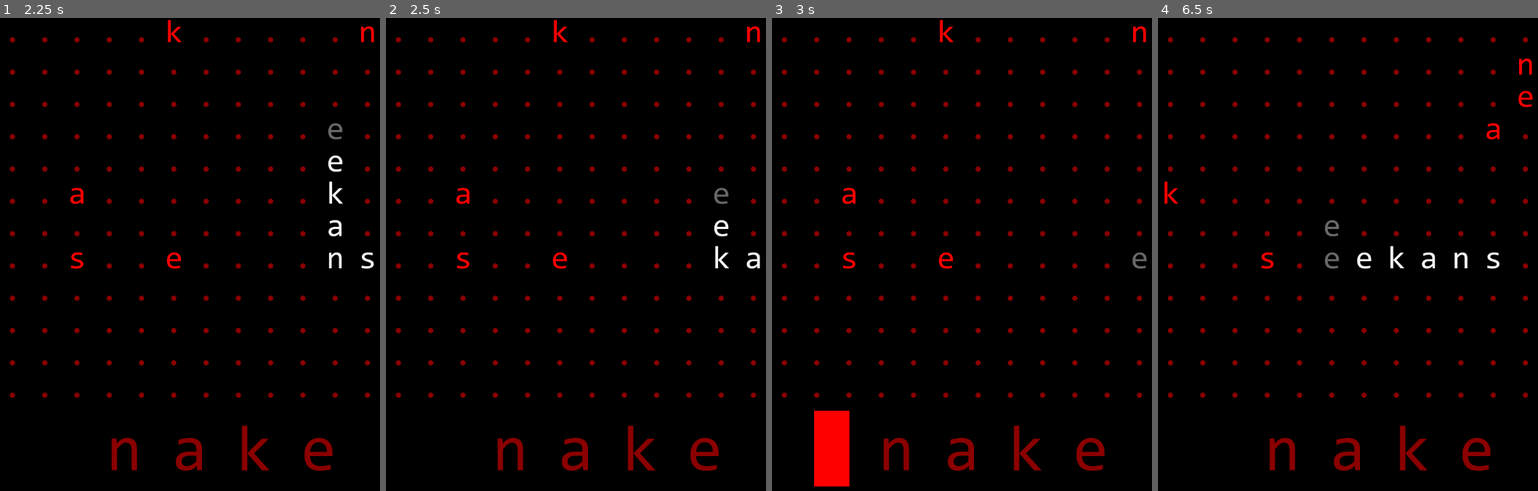
Above: before the commit, frames 1-4 (left to right).
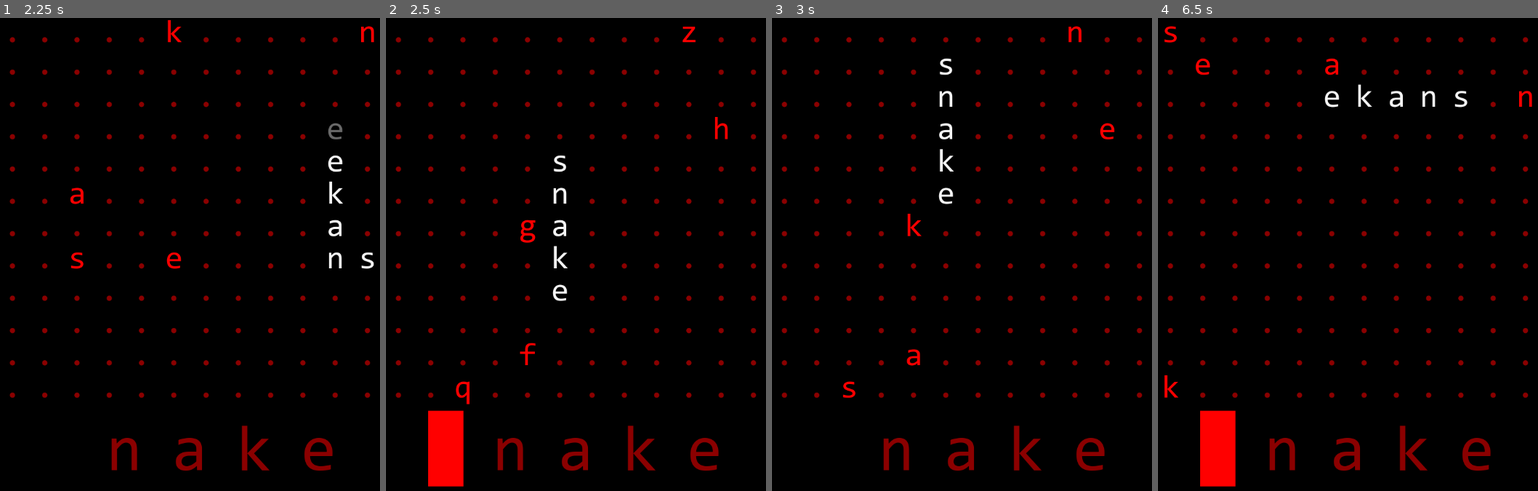
Above: after the commit, the same moments.

Repository: robro/snake_words_gd
Game: Godot game, scene res://scene/gameplay/gameplay.tscn
Two runs of this game, one before a commit and one after it. Both use one fixed random seed, a clock stepped at 60 frames per second and the inputs below.
Inputs:
- Up to frame 1 (2.25 s): hold Right (Right) 0.53-1.28 s; hold Down (Down) 1.28-2.03 s; hold Right (Right) from 2.03 s (still down)
- Up to frame 2 (2.5 s): keep holding Right (Right)
- Up to frame 3 (3 s): release Right (Right) at 2.78 s; hold Up (Up) from 2.78 s (still down)
- Up to frame 4 (6.5 s): release Up (Up) at 3.53 s; hold Left (Left) 3.53-5.03 s; hold Down (Down) 5.03-5.78 s; hold Right (Right) from 5.78 s (still down)

Frame 1 is identical in both runs. In frame 2, 3.1% of the frame differs, in the area x 11-99%, y 0-100%; in frame 3, 2.8%; in frame 4, 3.2%, in the area x 1-99%, y 1-100%.

Commit message:
Make snake collide

Diff:
--- a/object/snake/snake.gd
+++ b/object/snake/snake.gd
@@ -7,6 +7,7 @@
 @export var start_pos : Vector2i = Vector2i.ZERO
 @onready var next_facing := facing
 @onready var tail : Vector2i = start_pos
+@onready var grid : Grid = $"../Grid"
 
 enum Facing {
 	UP,
@@ -27,6 +28,7 @@
 var _positions : Array[Vector2i]
 
 signal moved_to(p: Vector2i)
+signal collided
 
 
 func _ready():
@@ -37,7 +39,7 @@
 	timer = Timer.new()
 	timer.wait_time = tick
 	timer.autostart = true
-	timer.timeout.connect(move)
+	timer.timeout.connect(try_to_move)
 	add_child(timer)
 
 
@@ -52,9 +54,18 @@
 		next_facing = Facing.RIGHT
 
 
-func move():
+func try_to_move():
 	facing = next_facing
 	var next_pos = _positions[0] + offset[facing]
+	if not grid.contains(next_pos):
+		emit_signal("collided")
+		return
+
+	for pos in _positions.slice(1, _positions.size()):
+		if next_pos == pos:
+			emit_signal("collided")
+			return
+
 	_positions.insert(0, next_pos)
 	tail = _positions.pop_back()
 	emit_signal("moved_to", next_pos)
@@ -65,9 +76,9 @@
 	_positions.append(tail)
 
 
-func draw_to(grid: Grid):
+func draw_to(_grid: Grid):
 	for i in parts.size():
-		grid.set_cell(_positions[i], parts[i]._char, parts[i]._color)
+		_grid.set_cell(_positions[i], parts[i]._char, parts[i]._color)
 
 
 func positions() -> Array[Vector2i]:
--- a/render/grid.gd
+++ b/render/grid.gd
@@ -47,7 +47,7 @@
 		cell._color = Palette.SECONDARY
 
 
-func in_grid(pos: Vector2i) -> bool:
+func contains(pos: Vector2i) -> bool:
 	return Rect2i(0, 0, cols, rows).has_point(pos)
 
 
@@ -55,7 +55,7 @@
 	var occupied : Array[int] = []
 	for node in get_tree().get_nodes_in_group("drawable"):
 		for pos in node.positions():
-			if in_grid(pos):
+			if contains(pos):
 				occupied.append(idx_from_pos(pos))
 
 	var free := range(cols * rows)
@@ -77,7 +77,7 @@
 
 
 func set_color_at(pos: Vector2i, color: Color) -> void:
-	if not in_grid(pos):
+	if not contains(pos):
 		return
 	var cell : Cell = get_children()[idx_from_pos(pos)]
 	cell._color = color
@@ -85,7 +85,7 @@
 
 func set_char_at(pos: Vector2i, text: String) -> void:
 	assert(len(text) == 1)
-	if not in_grid(pos):
+	if not contains(pos):
 		return
 	var cell : Cell = get_children()[idx_from_pos(pos)]
 	cell.text = text
@@ -93,7 +93,7 @@
 
 func set_cell(pos: Vector2i, text: String, color: Color) -> void:
 	assert(len(text) == 1)
-	if not in_grid(pos):
+	if not contains(pos):
 		return
 	var cell : Cell = get_children()[idx_from_pos(pos)]
 	cell._char = text
--- a/scene/gameplay/gameplay.gd
+++ b/scene/gameplay/gameplay.gd
@@ -24,6 +24,7 @@
 
 func _ready():
 	snake.connect("moved_to", _on_snake_moved_to)
+	snake.connect("collided", _on_snake_collided)
 	init_board()
 
 
@@ -59,3 +60,7 @@
 		elif Global.partial_word == Global.target_word:
 			# go to correct word state
 			init_board()
+
+
+func _on_snake_collided():
+	get_tree().reload_current_scene()
